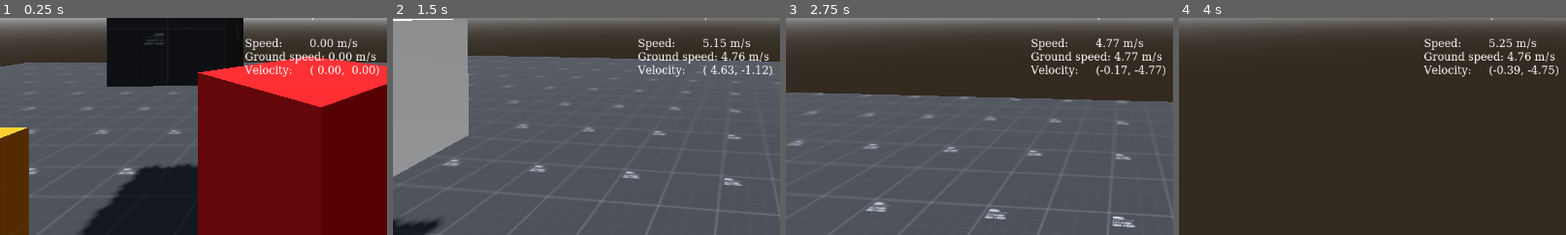
Above: before the commit, frames 1-4 (left to right).
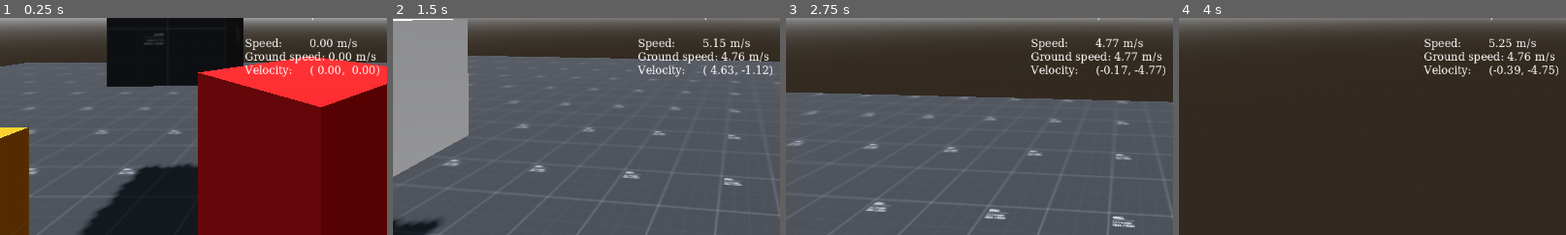
Above: after the commit, the same moments.

Repository: ericljiang/godot-testing
Game: Godot game, scene res://scene.tscn
Two runs of this game, one before a commit and one after it. Both use one fixed random seed, a clock stepped at 60 frames per second and the inputs below.
Inputs (mouse positions are % of the whole screen's width and height, from its top left):
- Up to frame 1 (0.25 s): no input
- Up to frame 2 (1.5 s): tap Enter at 0.5 s; move the mouse to (72, 45) at 0.52 s; hold D (move_right) 0.53-1.28 s; click (72, 45) at 0.67 s; tap Space (jump) at 0.77 s; move the mouse to (45, 50) at 1.27 s; hold W (move_forward) from 1.28 s (still down)
- Up to frame 3 (2.75 s): keep holding W (move_forward); tap Space (jump) at 1.52 s; move the mouse to (52, 48) at 2.02 s
- Up to frame 4 (4 s): keep holding W (move_forward); move the mouse to (49, 52) at 2.77 s; tap Space (jump) at 3.02, 3.77 s; move the mouse to (57, 51) at 3.52 s
The pictures show only the part of the screen within x 10-60%, y 50-100%; the shares and areas given below are measured in that part.

The runs differ from the first frame. In frame 1, 0.5% of the frame differs, in the area x 65-98%, y 9-27%; in frame 2, 0.4%; in frame 3, 0.5%; in frame 4, 0.5%, in the area x 65-97%, y 9-27%.

Commit message:
Allow player to change movement type

Diff:
--- /dev/null
+++ b/button.gd
@@ -0,0 +1,15 @@
+extends Area3D
+
+@export var player: Player
+@export var movement_type: Player.MovementType
+
+# Called when the node enters the scene tree for the first time.
+func _ready() -> void:
+	assert(player != null, "ERROR: `player` not configured for this button.");
+	assert(movement_type != null, "ERROR: `movement_type` not configured for this button.");
+	self.body_entered.connect(_on_body_entered)
+
+func _on_body_entered(_body: Node3D) -> void:
+	print("entered %s" % movement_type)
+	player.movement_type = movement_type
+	player.reset_movement_parameters()
--- a/player.gd
+++ b/player.gd
@@ -1,4 +1,5 @@
 extends CharacterBody3D
+class_name Player
 
 @export_group("Nodes")
 @export var head: Node3D
@@ -50,9 +51,14 @@
 var MAX_ACCEL := MAX_GROUND_SPEED * 10
 
 func _ready() -> void:
+	assert(head != null, "ERROR: `head` not assigned a node value.");
 	Input.set_use_accumulated_input(false)
-	if head == null:
-		assert(head != null, "ERROR: `head` not assigned a node value.");
+
+func reset_movement_parameters() -> void:
+	STOP_SPEED = STOP_SPEEDS[movement_type]
+	MAX_GROUND_SPEED = MAX_GROUND_SPEEDS[movement_type]
+	MAX_ACCEL = MAX_GROUND_SPEED * 10
+
 
 func _unhandled_input(event: InputEvent) -> void:
 	match Input.mouse_mode:
--- a/scene.tscn
+++ b/scene.tscn
@@ -5,6 +5,7 @@
 [ext_resource type="PackedScene" uid="uid://dpascgnyrv3po" path="res://orange_box.tscn" id="2_m7jmp"]
 [ext_resource type="Script" uid="uid://cwwyeula204k1" path="res://performance_overlay.gd" id="2_nxogm"]
 [ext_resource type="Script" uid="uid://wdil32b5bj3b" path="res://speedometer.gd" id="3_3253y"]
+[ext_resource type="Script" uid="uid://b663tvvrrui3v" path="res://button.gd" id="3_y2354"]
 
 [sub_resource type="WorldBoundaryShape3D" id="WorldBoundaryShape3D_drvgu"]
 
@@ -20,6 +21,17 @@
 albedo_color = Color(1, 0, 0, 1)
 
 [sub_resource type="StandardMaterial3D" id="StandardMaterial3D_ulcgi"]
+
+[sub_resource type="CylinderShape3D" id="CylinderShape3D_ni31j"]
+height = 0.5
+
+[sub_resource type="StandardMaterial3D" id="StandardMaterial3D_y2354"]
+albedo_color = Color(0.6938056, 6.136671e-06, 3.465414e-06, 1)
+
+[sub_resource type="CylinderMesh" id="CylinderMesh_y2354"]
+material = SubResource("StandardMaterial3D_y2354")
+top_radius = 0.4
+height = 0.1
 
 [sub_resource type="CylinderShape3D" id="CylinderShape3D_m7jmp"]
 height = 1.68
@@ -44,6 +56,7 @@
 
 [sub_resource type="SystemFont" id="SystemFont_m7jmp"]
 font_names = PackedStringArray("Monospace")
+subpixel_positioning = 0
 
 [sub_resource type="LabelSettings" id="LabelSettings_y2354"]
 font = SubResource("SystemFont_m7jmp")
@@ -104,6 +117,61 @@
 [node name="OrangeBox10" parent="Terrain" unique_id=1695276876 instance=ExtResource("2_m7jmp")]
 transform = Transform3D(1, 0, 0, 0, 1, 0, 0, 0, 1, -4.5, 0.5, 1)
 
+[node name="Buttons" type="Node3D" parent="Terrain" unique_id=811561867]
+transform = Transform3D(1, 0, 0, 0, 1, 0, 0, 0, 1, 0, 0, 5)
+
+[node name="CSButton" type="Area3D" parent="Terrain/Buttons" unique_id=1570847594 node_paths=PackedStringArray("player")]
+script = ExtResource("3_y2354")
+player = NodePath("../../../Player")
+
+[node name="CollisionShape3D" type="CollisionShape3D" parent="Terrain/Buttons/CSButton" unique_id=400074800]
+shape = SubResource("CylinderShape3D_ni31j")
+
+[node name="MeshInstance3D" type="MeshInstance3D" parent="Terrain/Buttons/CSButton" unique_id=673085748]
+mesh = SubResource("CylinderMesh_y2354")
+
+[node name="Label3D" type="Label3D" parent="Terrain/Buttons/CSButton" unique_id=1993079180]
+transform = Transform3D(-1, -8.742278e-08, -3.821371e-15, 0, -4.371139e-08, 1, -8.742278e-08, 1, 4.371139e-08, 0, 0.08, 0)
+text = "CS2
+movement
+params"
+
+[node name="QuakeButton" type="Area3D" parent="Terrain/Buttons" unique_id=1642698509 node_paths=PackedStringArray("player")]
+transform = Transform3D(1, 0, 0, 0, 1, 0, 0, 0, 1, 1.5, 0, 0)
+script = ExtResource("3_y2354")
+player = NodePath("../../../Player")
+movement_type = 1
+
+[node name="CollisionShape3D" type="CollisionShape3D" parent="Terrain/Buttons/QuakeButton" unique_id=1331920175]
+shape = SubResource("CylinderShape3D_ni31j")
+
+[node name="MeshInstance3D" type="MeshInstance3D" parent="Terrain/Buttons/QuakeButton" unique_id=1240934471]
+mesh = SubResource("CylinderMesh_y2354")
+
+[node name="Label3D" type="Label3D" parent="Terrain/Buttons/QuakeButton" unique_id=11673216]
+transform = Transform3D(-1, -1.509958e-07, -6.600236e-15, 0, -4.371139e-08, 1, -1.509958e-07, 1, 4.371139e-08, 0, 0.08, 0)
+text = "Quake
+movement
+params"
+
+[node name="SoldierButton" type="Area3D" parent="Terrain/Buttons" unique_id=639796666 node_paths=PackedStringArray("player")]
+transform = Transform3D(1, 0, 0, 0, 1, 0, 0, 0, 1, -1.5, 0, 0)
+script = ExtResource("3_y2354")
+player = NodePath("../../../Player")
+movement_type = 2
+
+[node name="CollisionShape3D" type="CollisionShape3D" parent="Terrain/Buttons/SoldierButton" unique_id=1389964162]
+shape = SubResource("CylinderShape3D_ni31j")
+
+[node name="MeshInstance3D" type="MeshInstance3D" parent="Terrain/Buttons/SoldierButton" unique_id=1973600571]
+mesh = SubResource("CylinderMesh_y2354")
+
+[node name="Label3D" type="Label3D" parent="Terrain/Buttons/SoldierButton" unique_id=999373298]
+transform = Transform3D(-1, -1.509958e-07, -6.600236e-15, 0, -4.371139e-08, 1, -1.509958e-07, 1, 4.371139e-08, 0, 0.08, 0)
+text = "TF2 soldier
+movement
+params"
+
 [node name="DirectionalLight3D" type="DirectionalLight3D" parent="." unique_id=283533739]
 transform = Transform3D(0.53008884, -0.84666574, -0.046508454, -0.35300598, -0.27021822, 0.89575046, -0.7709687, -0.45840958, -0.4421177, 2.2469366, 8.18891, -5.086196)
 shadow_enabled = true
@@ -112,7 +180,6 @@
 script = ExtResource("1_ulcgi")
 head = NodePath("Head")
 mouse_sensitivity = 0.98
-movement_type = 1
 
 [node name="CollisionShape3D" type="CollisionShape3D" parent="Player" unique_id=128333632]
 transform = Transform3D(1, 0, 0, 0, 1, 0, 0, 0, 1, 0, 0.84, 0)
Not shown, added: button.gd.uid
